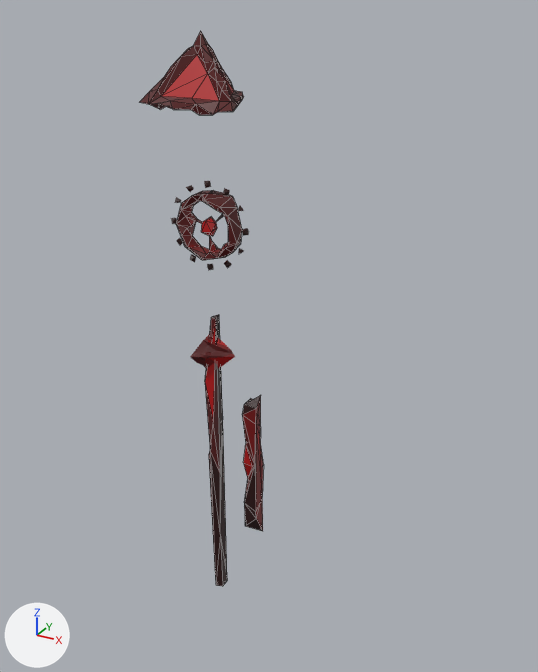
One commit to the Blender file superActionAirplane/Blender/Lowpoly/redPyramid.blend: the scene before it, then after it.
Rendered twice from a 50 mm camera at (14.7, -22.2, 17.3) aimed at (2.3, 0.4, 6.0). Arrows for +X, +Y and +Z are at lower left; the lights stay in place. Mesh edges are drawn as thin lines on the coarser meshes.

Script lines for the objects in view, before the commit:
```python
me_cone_001 = bpy.data.meshes.new('Cone.001')
me_cone_001.from_pydata(...)  # 86 vertices, 168 faces; spans x -1.94..1.96, y -1.39..2.18, z -0.93..1.61
me_cone_001.materials.append(mat_untitled)  # picture img_untitled
me_cube = bpy.data.meshes.new('Cube')
me_cube.from_pydata(...)  # 16 vertices, 27 faces; spans x -0.35..0.31, y -0.47..0.23, z -6.65..6.56
me_cube.materials.append(mat_untitled)  # picture img_untitled
me_cube_001 = bpy.data.meshes.new('Cube.001')
me_cube_001.from_pydata(...)  # 30 vertices, 56 faces; spans x -0.31..0.3, y -0.31..0.32, z -3.12..3.48
me_cube_001.materials.append(mat_untitled)  # picture img_untitled
ob_cone_001 = bpy.data.objects.new('Cone.001', me_cone_001)
ob_cone_001.location = (0.0, 0.0, 15.0)
ob_post_1 = bpy.data.objects.new('post_1', me_cube)
ob_post_1.location = (0.0, 0.0, 0.0)
ob_post_2 = bpy.data.objects.new('post_2', me_cube_001)
ob_post_2.location = (1.78, 0.0, 0.0)
# also in view: 'Cone' at (0.2, 0.0, 5.0); 'Cylinder' at (0.0, 0.0, 10.0)
```
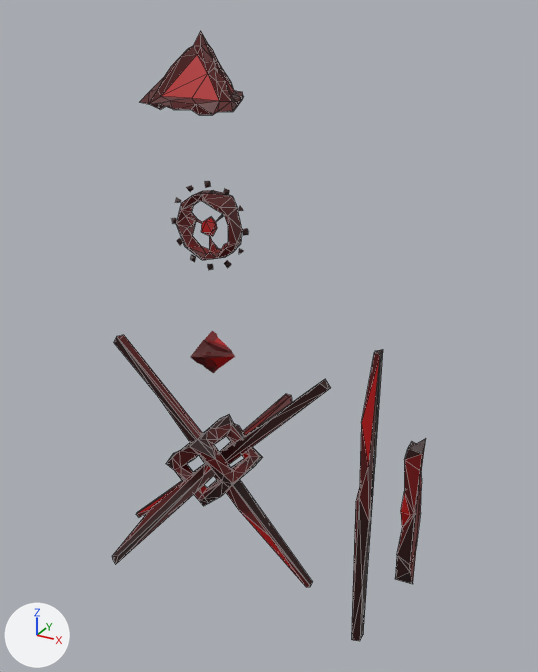
Pixel boxes (x1, y1, x2, y2) of what changed, in the pictures (538 x 672 px):
'Cube', added
    after: (112, 335, 331, 588)
'post_1', moved
    before: (205, 315, 227, 586)
    after: (351, 349, 383, 641)
'post_2', moved
    before: (242, 395, 264, 531)
    after: (395, 438, 426, 584)

Diff of the bpy script that builds the scene:
```diff
--- a/superActionAirplane/Blender/Lowpoly/redPyramid.blend.py
+++ b/superActionAirplane/Blender/Lowpoly/redPyramid.blend.py
@@ me_cube_003 @@
+me_cube_003.from_pydata(...)  # 174 vertices, 342 faces; spans x -4.78..5.07, y -6.87..6.34, z -4.87..4.89
+me_cube_003.materials.append(mat_untitled)  # picture img_untitled
@@ ob_post_2 @@
 ob_post_2 = bpy.data.objects.new('post_2', me_cube_001)
-ob_post_2.location = (1.78, 0.0, 0.0)
+ob_post_2.location = (8.42, 0.0, 0.0)
@@ ob_post_1 @@
 ob_post_1 = bpy.data.objects.new('post_1', me_cube)
-ob_post_1.location = (0.0, 0.0, 0.0)
+ob_post_1.location = (6.64, 0.0, 0.0)
@@ ob_cube @@
+ob_cube = bpy.data.objects.new('Cube', me_cube_003)
+ob_cube.location = (0.0, 0.0, 0.0)
```
